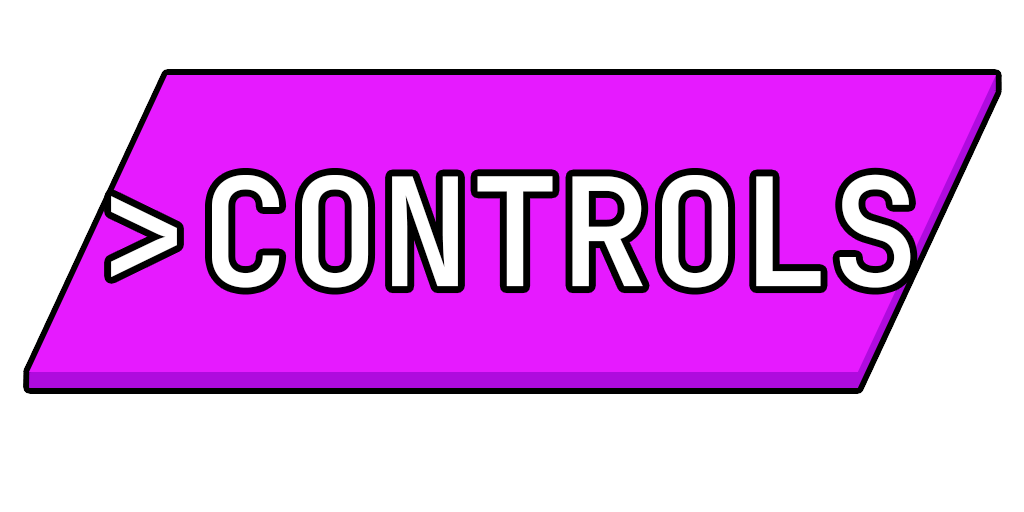
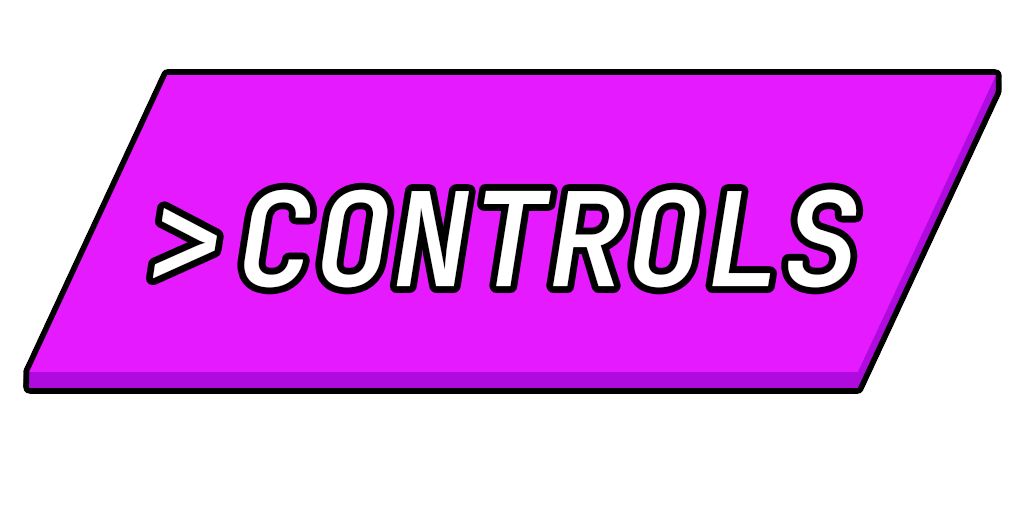
The second 1024x512 image is a revision of the first. Changes to its layers:
painted on "CONTROLS" over [111, 174, 911, 288]